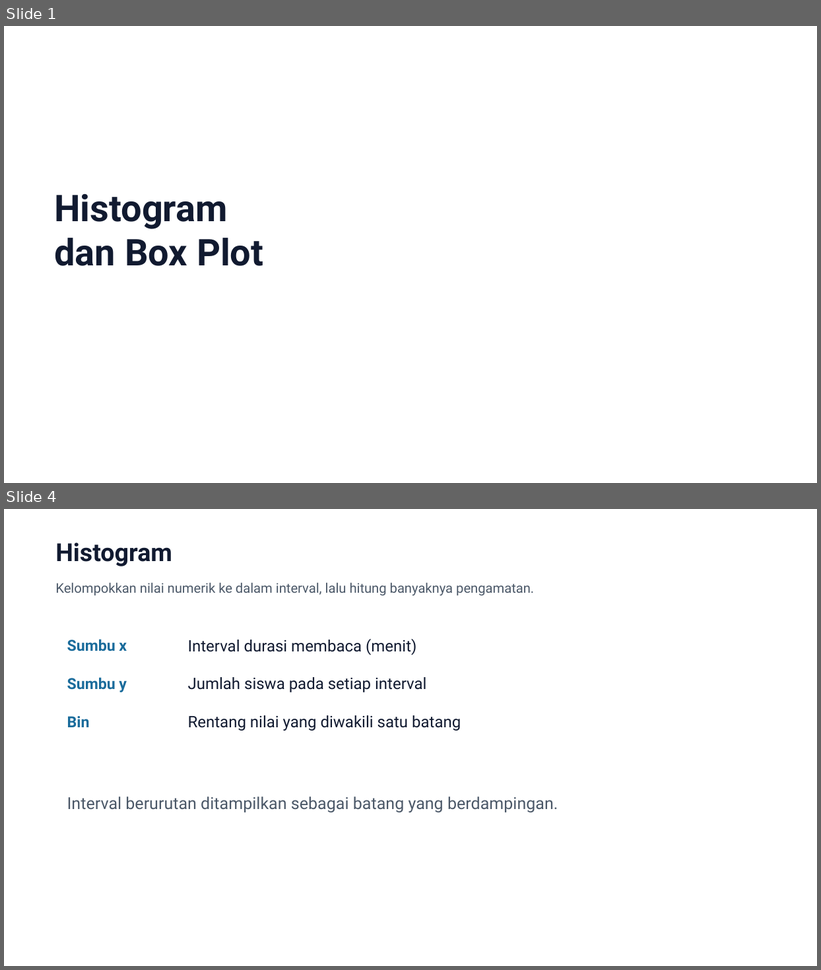
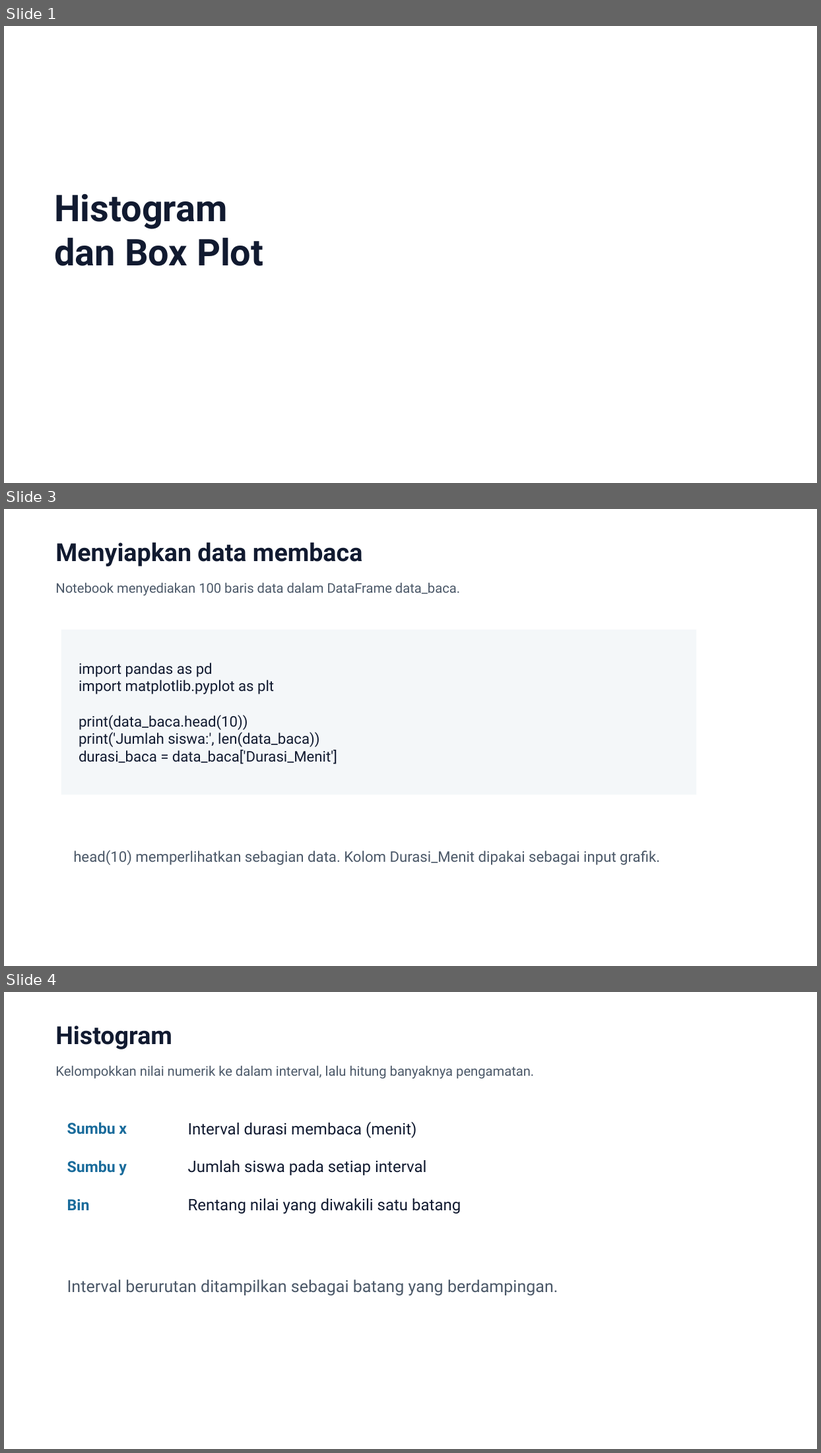
Before and after one commit to daf2a/course, a slide deck: level-03/04-histogram-dan-box-plot/slide/Histogram_dan_Box_Plot_final.pptx. Shown one above the other, each under a label of ours: slides 1 and 4 before the commit, slides 1, 3 and 4 after it; the slides between them are not shown. The pictures are 821x970 and 821x1453 pixels, drawn with LibreOffice and Linux fonts; fonts in the diff are those of the drawing; background and template pictures are left out. Boxes give left, top, right and bottom in pixels: in the first picture for what was removed or moved away, otherwise in the second. Text is boxed around its words. In the diff, an @@ line names an element or a change of style, - is before the commit and + after.

```diff
--- a/level-03/04-histogram-dan-box-plot/slide/Histogram_dan_Box_Plot_final.pptx
+++ b/level-03/04-histogram-dan-box-plot/slide/Histogram_dan_Box_Plot_final.pptx
@@ slide 3 added at [4, 509, 817, 966], background #FFFFFF @@
@@ text added at [55, 542, 362, 566], 29.2 pt, text #111A30, bold @@
+Menyiapkan data membaca
@@ text added at [55, 583, 460, 596], 15.8 pt, text #4B5868 @@
+Notebook menyediakan 100 baris data dalam DataFrame data_baca.
@@ rectangle added at [61, 630, 697, 795], fill #F4F7F9 @@
@@ text added at [79, 663, 337, 764], 17.2 pt, text #111A30 @@
+import pandas as pd
+import matplotlib.pyplot as plt
+print(data_baca.head(10))
+print('Jumlah siswa:', len(data_baca))
+durasi_baca = data_baca['Durasi_Menit']
@@ text added at [73, 850, 660, 865], 17.2 pt, text #4B5868 @@
+head(10) memperlihatkan sebagian data. Kolom Durasi_Menit dipakai sebagai input grafik.
```
Also in this commit, not shown: 8 slides changed, 1 other slide added, 2 slides removed, 2 other files.
